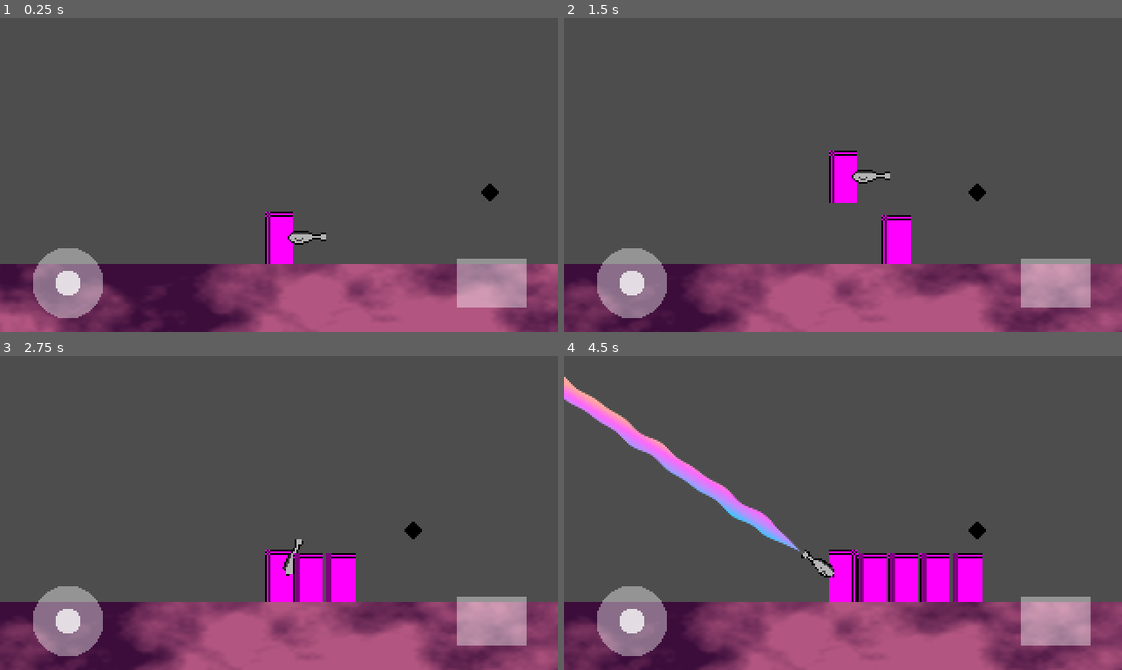
Above: before the commit, frames 1-4 (two rows, left to right).
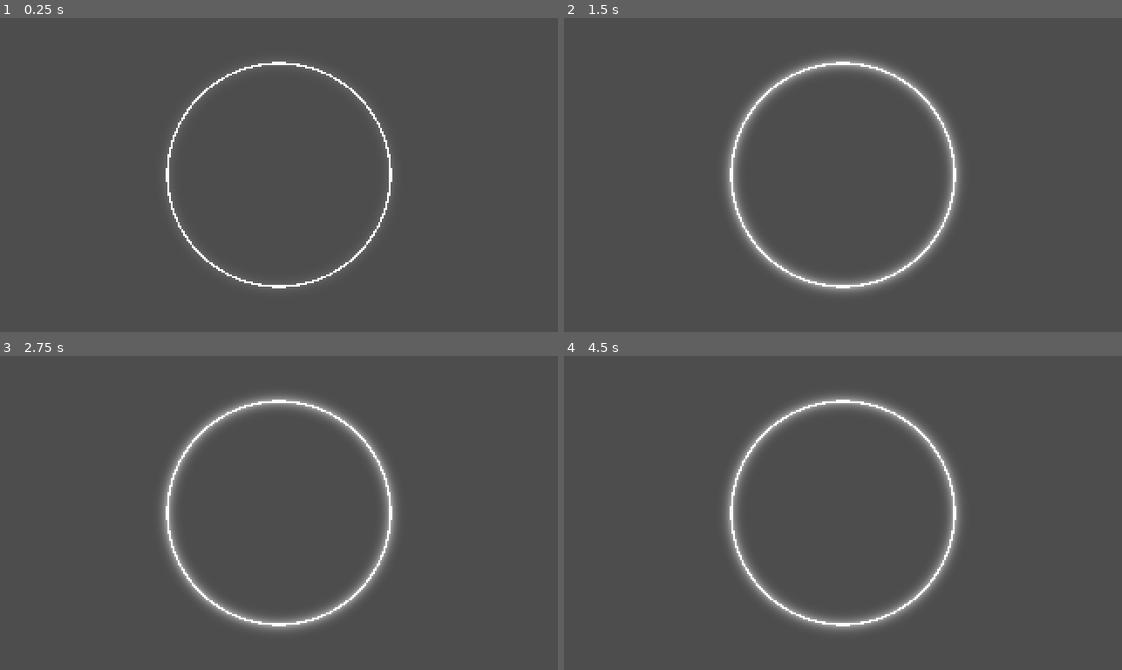
Above: after the commit, the same moments.

Repository: otherotherjosh/RhythmShooter
Game: Godot game, scene res://beatmaps/beatmap.tscn
The game is run twice, just before and just after one commit, with the same random seed, the same clock (stepped at 60 frames per second) and the same inputs. Before the commit the project starts from res://run n gun/run_n_gun.tscn. Sound files missing from this copy of the repository are replaced by a short silence.
Inputs (mouse positions are in pixels of both pictures, inside the frame that each line leads up to):
- Up to frame 1 (0.25 s): no input
- Up to frame 2 (1.5 s): drag from (630, 281) to (898, 105) at 0.52 s; drag from (1055, 281) to (815, 237) at 1.27 s
- Up to frame 3 (2.75 s): move the mouse to (334, 443) at 2.02 s; click (334, 443) at 2.17 s
- Up to frame 4 (4.5 s): tap Enter at 2.75 s; drag from (815, 575) to (675, 465) at 2.77 s; move the mouse to (1010, 560) at 3.52 s; click (1010, 560) at 3.67 s; drag from (675, 465) to (759, 434) at 4.27 s

The runs differ from the first frame. In frame 1, 24% of the frame differs, in the area x 0-100%, y 13-100%; in frame 2, 28%; in frame 3, 29%; in frame 4, 33%, in the area x 0-100%, y 6-100%.

Commit message:
chore: set run scene

Diff:
--- a/project.godot
+++ b/project.godot
@@ -11,7 +11,7 @@
 [application]
 
 config/name="Rhythm Game"
-run/main_scene="uid://bjmuq5rf6wiva"
+run/main_scene="uid://ds2jv73a1jhpp"
 config/features=PackedStringArray("4.4", "Mobile")
 config/icon="res://icon.svg"
 
